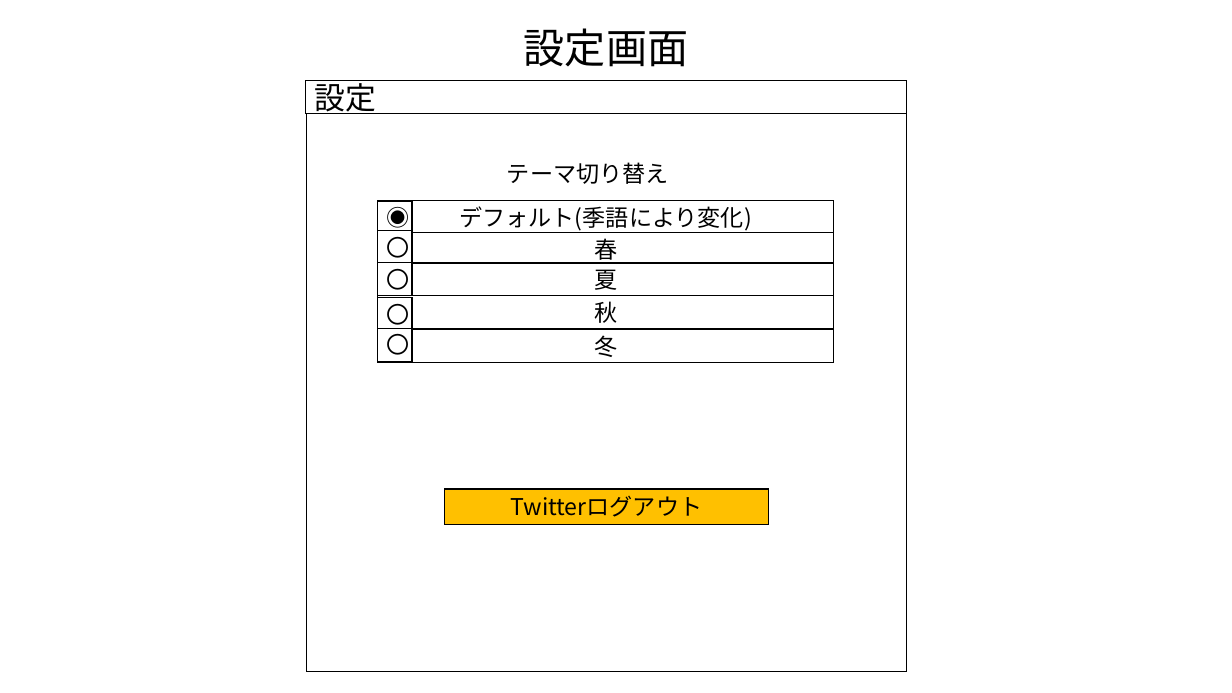
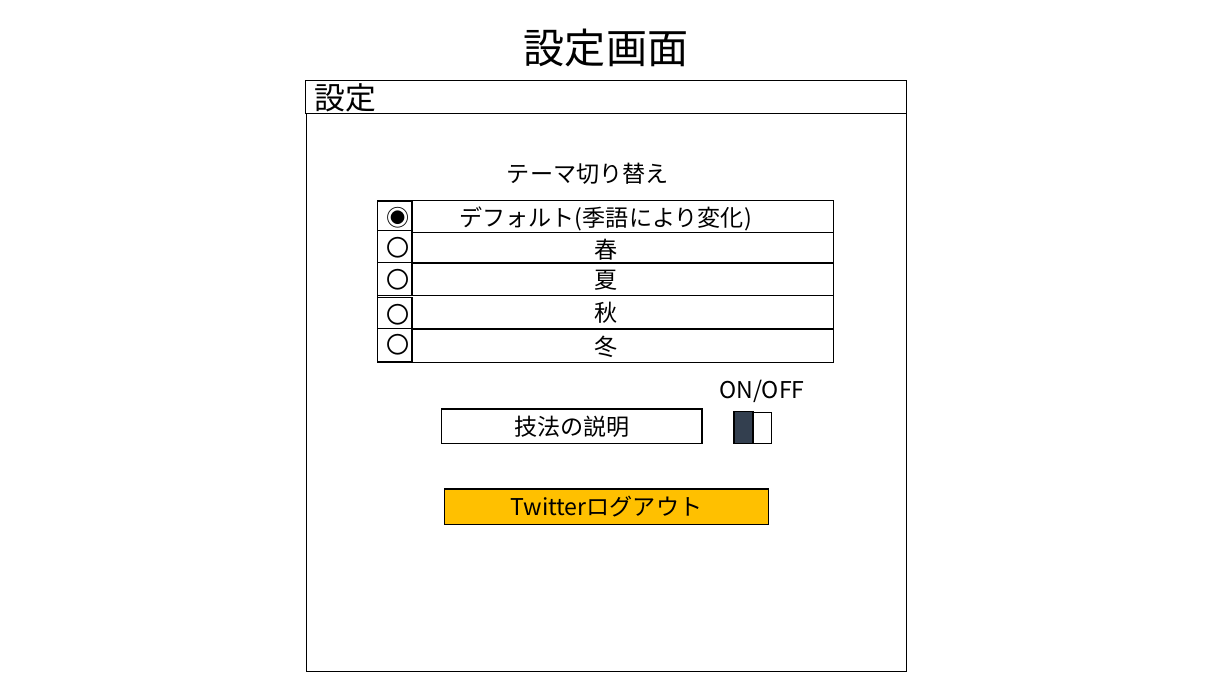
Before and after one commit to PL2GroupJ/Document, a slide deck: slide 4 of screen_design_v2.pptx (slide 5 before the commit). Drawn at 1232x693 pixels with LibreOffice and Linux fonts; fonts in the diff are those of the drawing. Boxes give left, top, right and bottom in pixels: in the first picture for what was removed or moved away, otherwise in the second. Text is boxed around its words. In the diff, an @@ line names an element or a change of style, - is before the commit and + after.

```diff
--- a/screen_design_v2.pptx
+++ b/screen_design_v2.pptx
@@ text added at [719, 379, 804, 402], 18 pt, text #000000 @@
+ON/OFF
@@ rectangle added at [442, 409, 702, 445], fill #FFFFFF, outline #000000 1 pt, 18 pt, text #000000 @@
+技法の説明
@@ rectangle added at [734, 411, 753, 444], fill #333F50, outline #000000 1 pt @@
@@ rectangle added at [753, 412, 772, 444], fill #FFFFFF, outline #000000 1 pt @@
```
Also in this commit, not shown: 5 other slides changed, 1 slide added, 1 slide removed.
